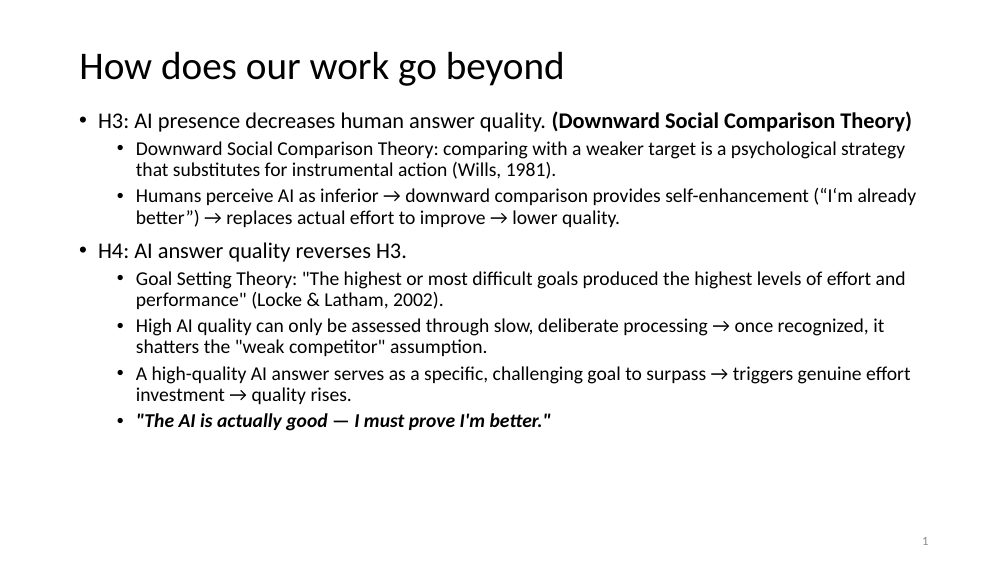
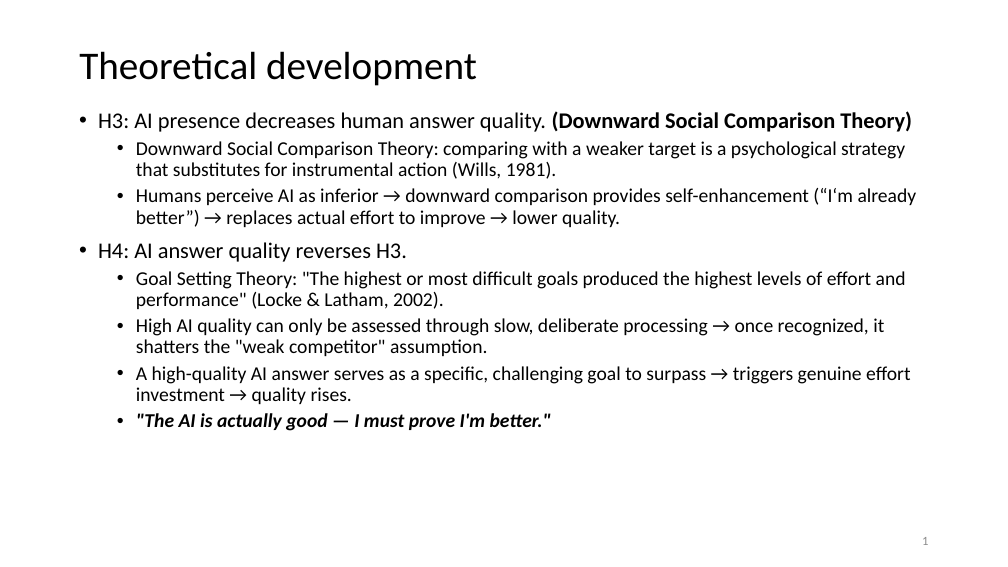
Before and after one commit to chen-junluo/geek-community, a slide deck: slide 2 of Projects/MISQ/MISQ round 2/MISQ_after_SE_260622.pptx. Drawn at 1008x567 pixels with LibreOffice and Linux fonts; fonts in the diff are those of the drawing. Boxes give left, top, right and bottom in pixels: in the first picture for what was removed or moved away, otherwise in the second. Text is boxed around its words. In the diff, an @@ line names an element or a change of style, - is before the commit and + after.

Commit message:
update on theoretical development

```diff
--- a/Projects/MISQ/MISQ round 2/MISQ_after_SE_260622.pptx
+++ b/Projects/MISQ/MISQ round 2/MISQ_after_SE_260622.pptx
@@ title at (x1=79, y1=51, x2=477, y2=86): text changed @@
-How does our work go beyond
+Theoretical development
```
Also in this commit, not shown: 3 slides added.
